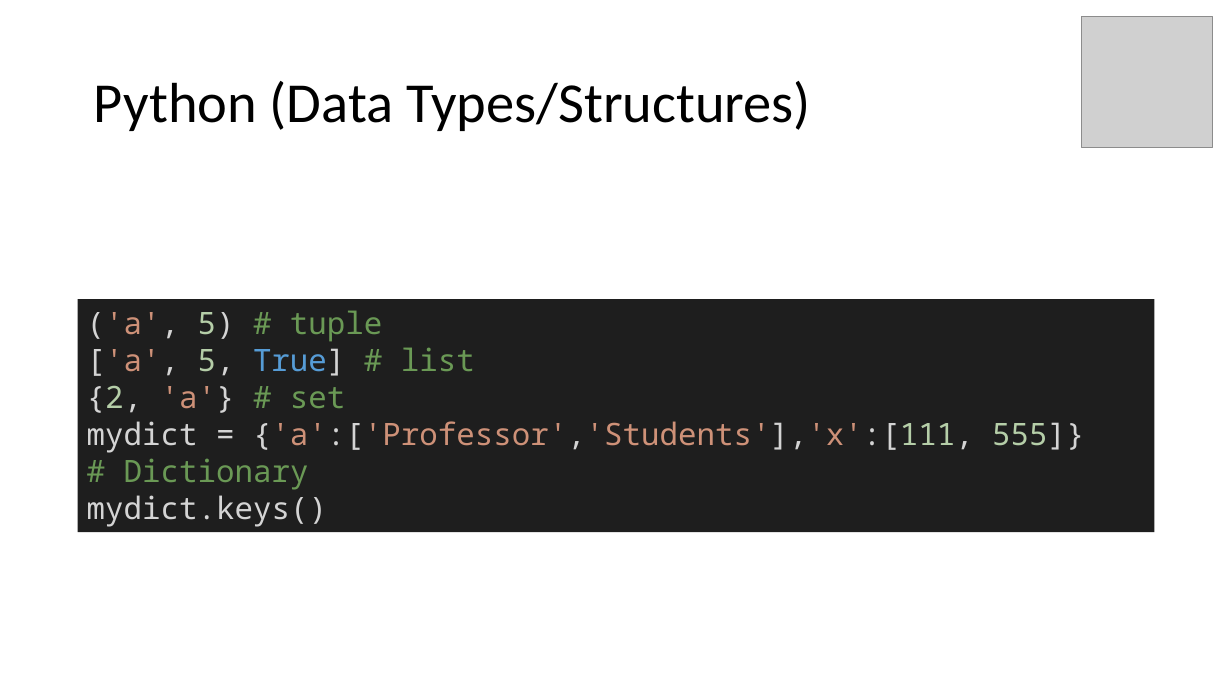
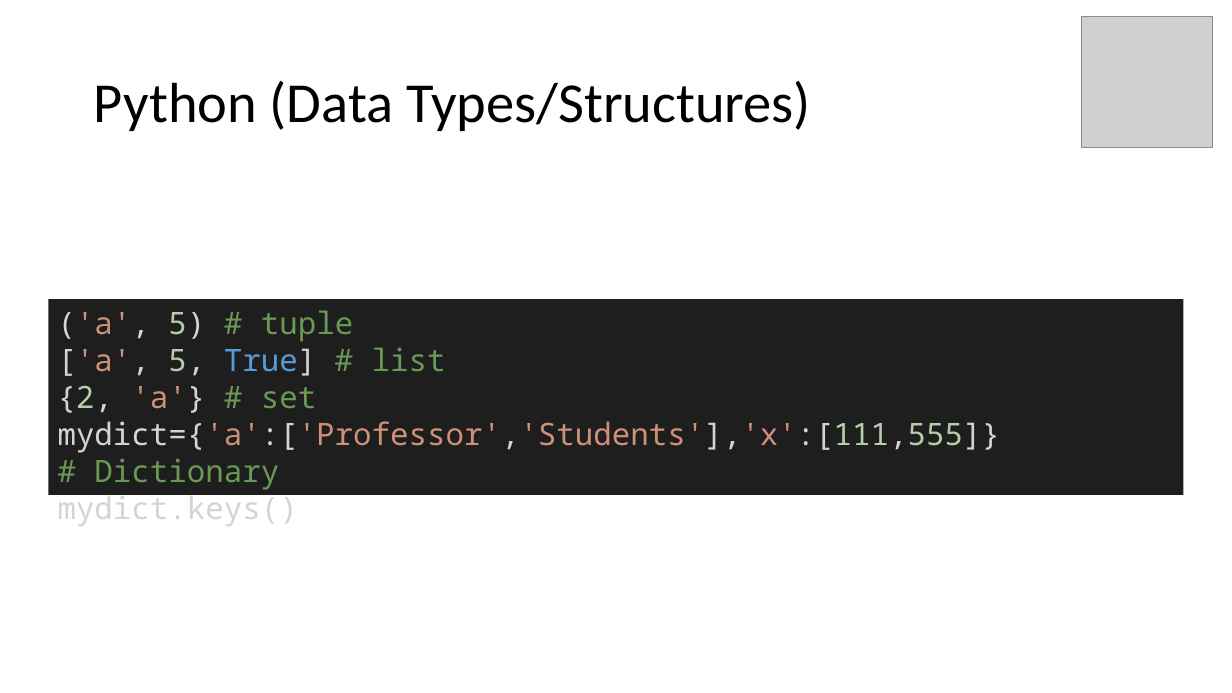
Before and after one commit to mathphysmx/teaching-ml, a slide deck: slide 10 of slides/01_softwareTutorial.pptx. Drawn at 1232x693 pixels with LibreOffice and Linux fonts; fonts in the diff are those of the drawing; grey boxes stand for pictures. Boxes give left, top, right and bottom in pixels: in the first picture for what was removed or moved away, otherwise in the second. Text is boxed around its words. In the diff, an @@ line names an element or a change of style, - is before the commit and + after.

```diff
--- a/slides/01_softwareTutorial.pptx
+++ b/slides/01_softwareTutorial.pptx
@@ rectangle "('a', 5) # tuple": place and size @@
-rectangle "('a', 5) # tuple" at [78, 299, 1154, 532]
+rectangle "('a', 5) # tuple" at [48, 299, 1183, 495]
@@ text in rectangle at [58, 421, 1000, 490]: spaces changed @@
-mydict = {'a':['Professor','Students'],'x':[111, 555]}# Dictionary
+mydict={'a':['Professor','Students'],'x':[111,555]}# Dictionary
```
Also in this commit, not shown: 3 other slides changed, 4 slides added, 2 other files.
